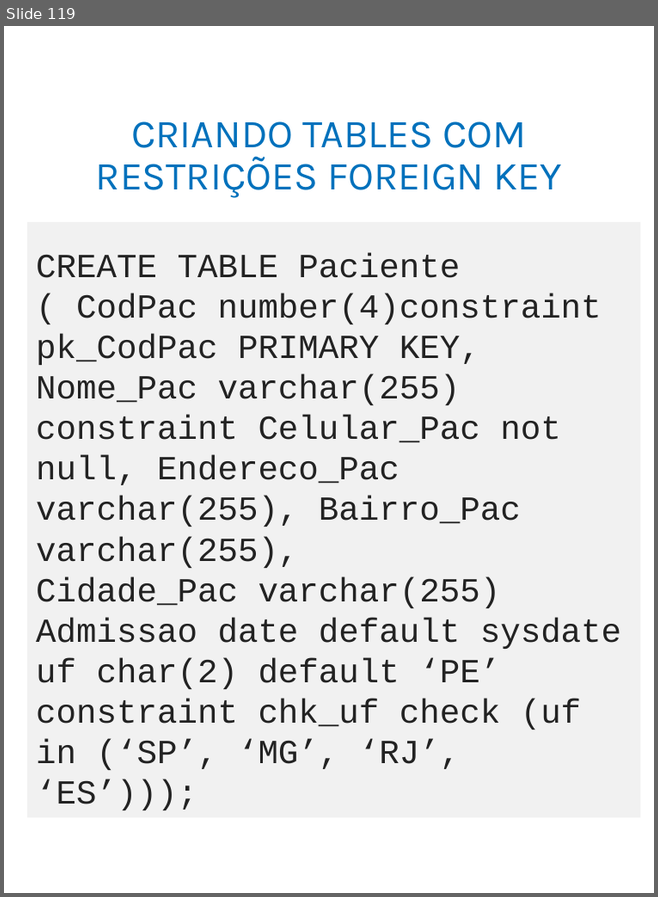
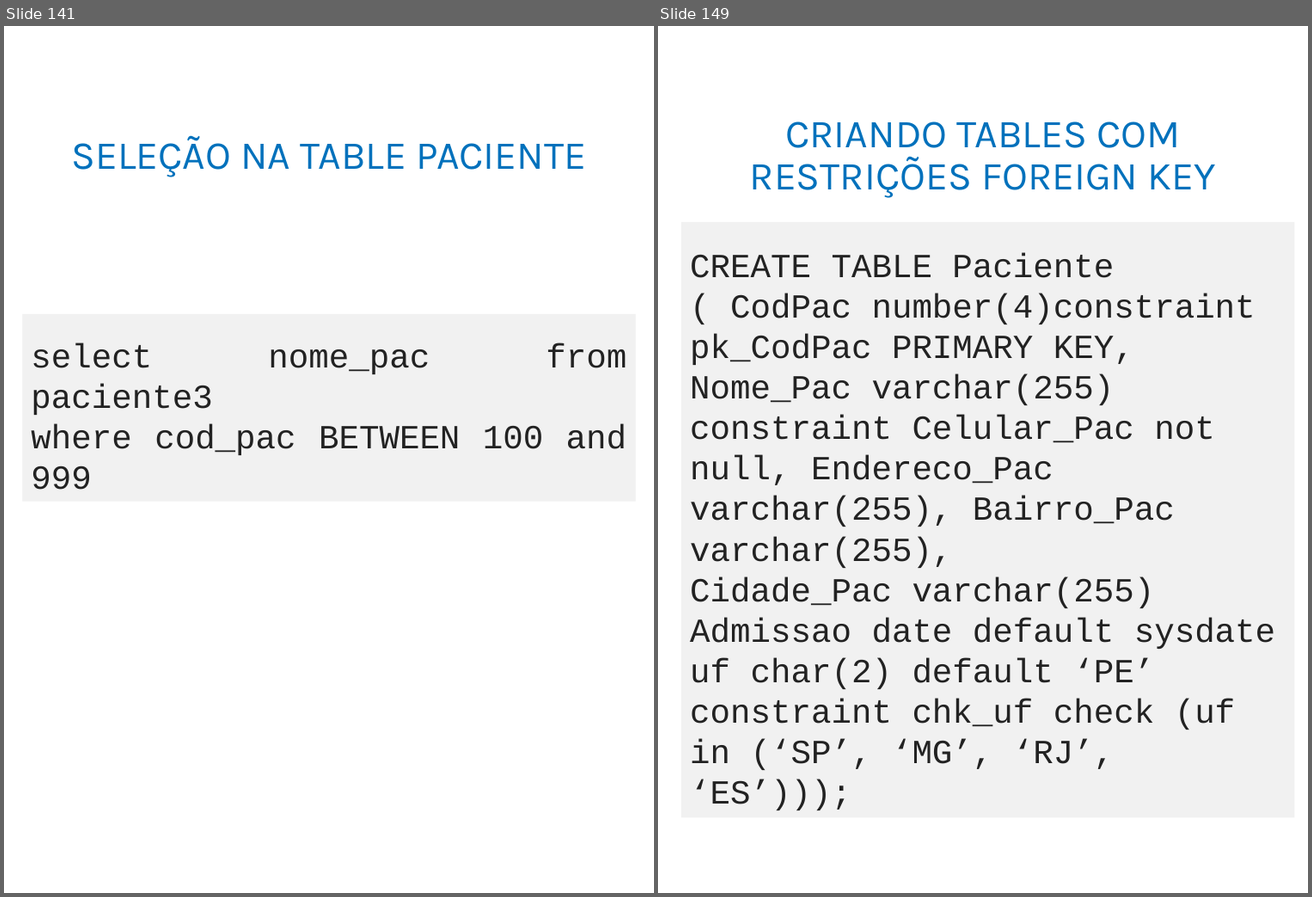
Before and after one commit to adilsonlopesoracle/BancodeDados_Olinda, a slide deck: BANCO DE DADOS_Atualizado.pptx. Shown side by side, each under a label of ours: slide 119 before the commit, slides 141 and 149 after it; the slides between them are not shown. The pictures are 658x897 and 1312x897 pixels, drawn with LibreOffice and Linux fonts; fonts in the diff are those of the drawing. Boxes give left, top, right and bottom in pixels: in the first picture for what was removed or moved away, otherwise in the second. Text is boxed around its words. In the diff, an @@ line names an element or a change of style, - is before the commit and + after.

```diff
--- a/BANCO DE DADOS_Atualizado.pptx
+++ b/BANCO DE DADOS_Atualizado.pptx
@@ slide 141 added at [4, 26, 654, 893], background #FFFFFF @@
@@ title added at [71, 135, 586, 177], 33 pt, text #0071BC @@
+SELEÇÃO NA TABLE PACIENTE
@@ rectangle added at [22, 314, 636, 501], fill #F1F1F1, 28 pt, text #222222 @@
+select nome_pac from paciente3
+where cod_pac BETWEEN 100 and 999
@@ what was slide 119 is now slide 149 @@
```
Also in this commit, not shown: 2 slides changed, 27 other slides added.
